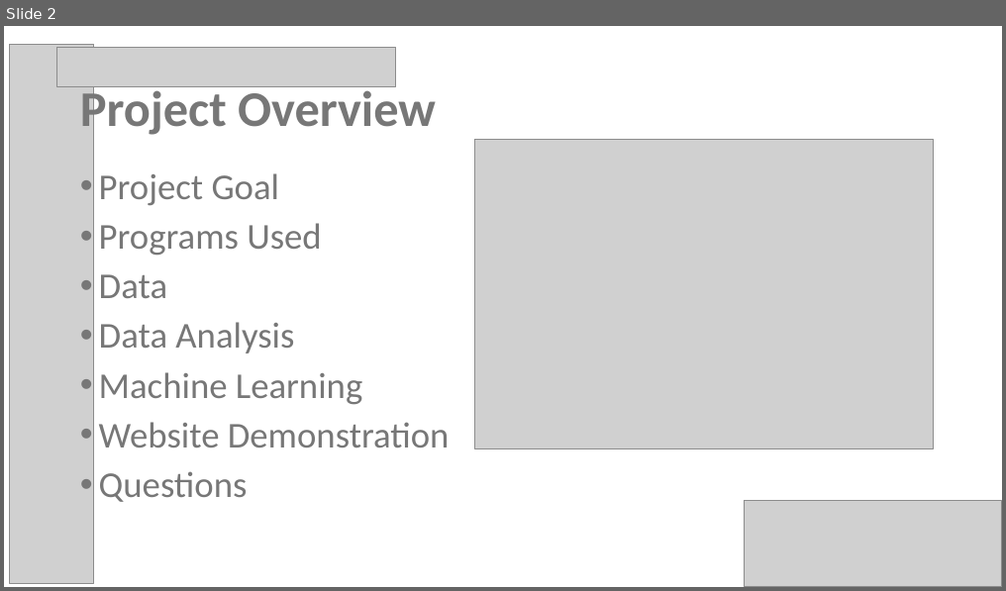
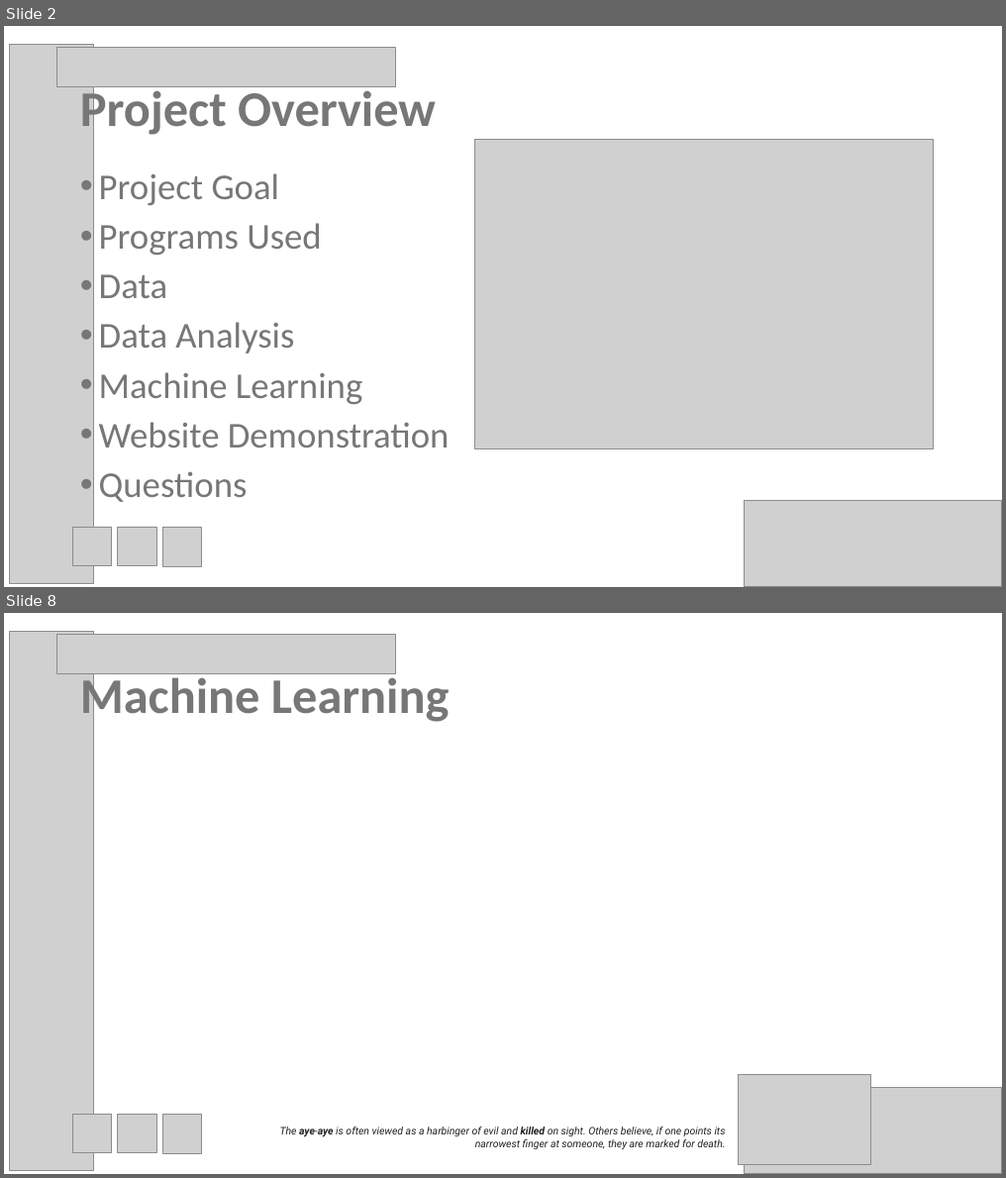
Before and after one commit to psychicesp/AI-AI, a slide deck: Project3_Presentation.pptx. Shown one above the other, each under a label of ours: slide 2 before the commit, slides 2 and 8 after it; the slides between them are not shown. The pictures are 1006x591 and 1006x1178 pixels, drawn with LibreOffice and Linux fonts; fonts in the diff are those of the drawing; grey boxes stand for pictures. Boxes give left, top, right and bottom in pixels: in the first picture for what was removed or moved away, otherwise in the second. Text is boxed around its words. In the diff, an @@ line names an element or a change of style, - is before the commit and + after.

```diff
--- a/Project3_Presentation.pptx
+++ b/Project3_Presentation.pptx
@@ slide 8 added at box(4, 613, 1002, 1174), background #FFFFFF @@
@@ picture added at box(10, 631, 93, 1170) @@
@@ picture added at box(57, 635, 395, 673) @@
@@ title added at box(80, 671, 450, 724), 48 pt, text #777777, bold @@
+Machine Learning
@@ picture added at box(739, 1075, 870, 1164) @@
@@ picture added at box(73, 1114, 112, 1153) @@
@@ picture added at box(118, 1114, 156, 1153) @@
@@ picture added at box(162, 1115, 202, 1154) @@
@@ picture added at box(744, 1088, 1002, 1174) @@
@@ text added at box(280, 1127, 726, 1151), 10 pt, text #202124, italic @@
+The aye-aye is often viewed as a harbinger of evil and killed on sight. Others believe, if one points its narrowest finger at someone, they are marked for death.
@@ slide 2 changed as well @@
@@ picture added at box(73, 527, 112, 566) @@
@@ picture added at box(118, 527, 156, 566) @@
@@ picture added at box(162, 528, 202, 567) @@
```
Also in this commit, not shown: 4 other slides changed, 4 other slides added, 2 other files.
